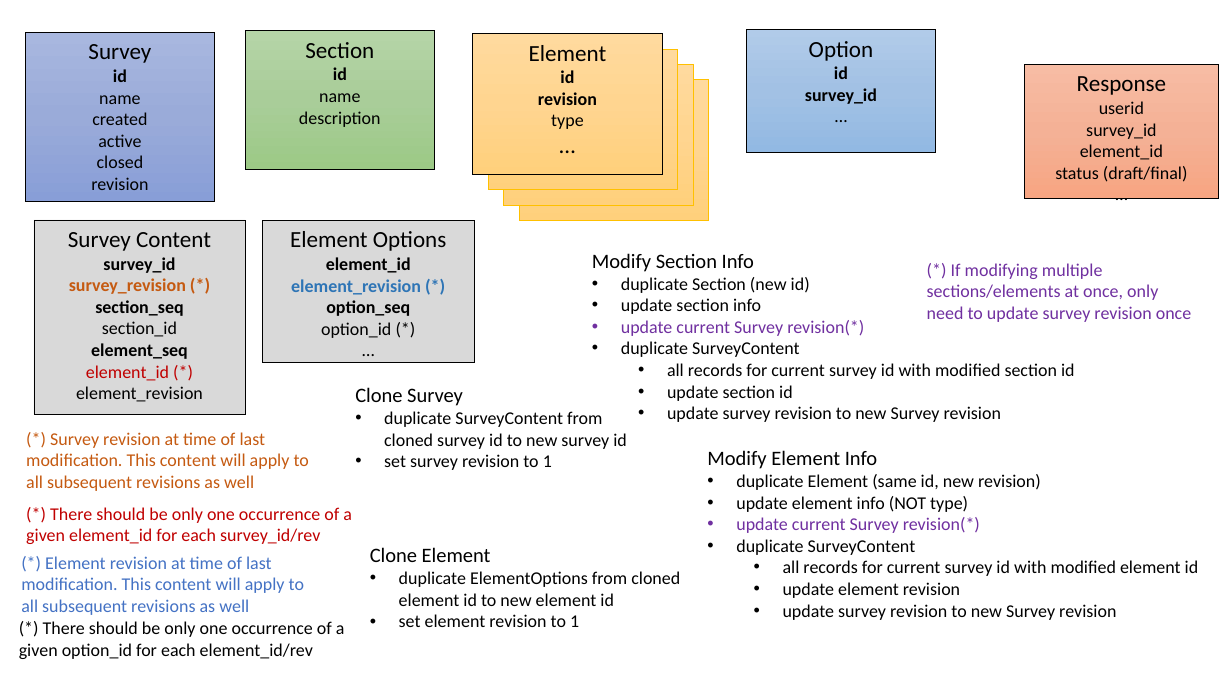
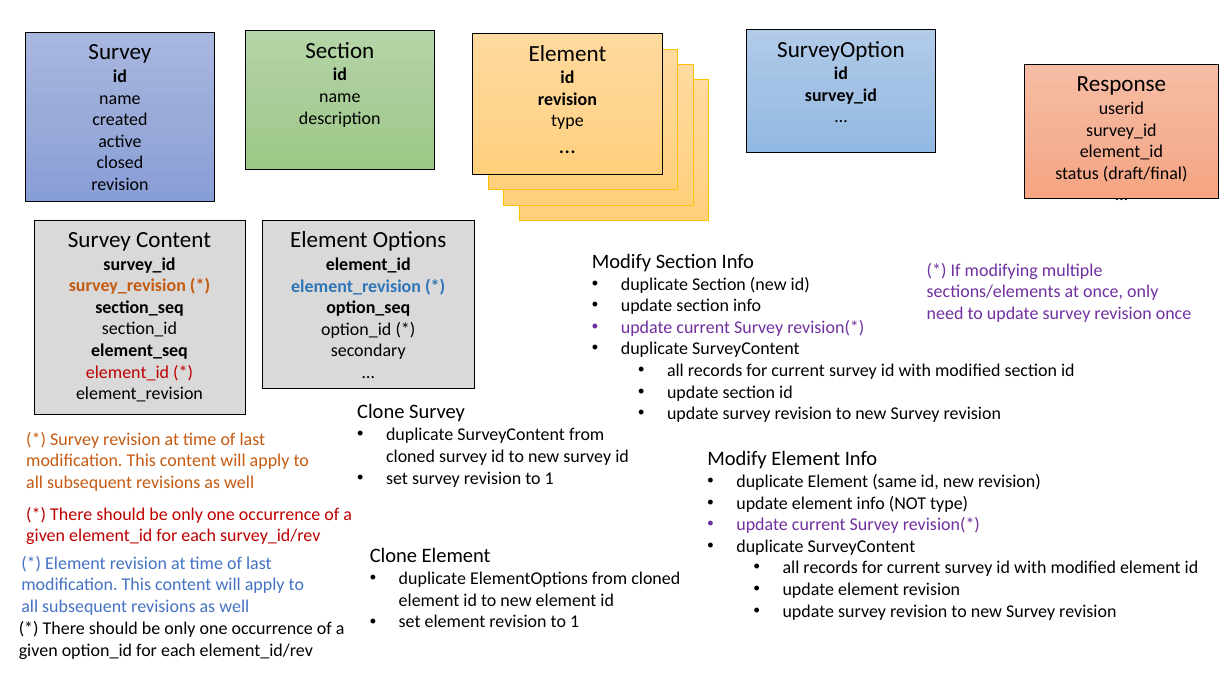
Before and after one commit to mikemayer67/tlc-ttsurvey, a slide deck: slide 1 of sql/SurveyTables.pptx. Drawn at 1232x693 pixels with LibreOffice and Linux fonts; fonts in the diff are those of the drawing. Boxes give left, top, right and bottom in pixels: in the first picture for what was removed or moved away, otherwise in the second. Text is boxed around its words. In the diff, an @@ line names an element or a change of style, - is before the commit and + after.

```diff
--- a/sql/SurveyTables.pptx
+++ b/sql/SurveyTables.pptx
@@ text in rectangle at <box>777,41,904,61</box>: text changed @@
-Option
+SurveyOption
@@ rectangle "Element Options": place and size @@
-rectangle "Element Options" at <box>262,220,474,361</box>
+rectangle "Element Options" at <box>262,220,474,388</box>
@@ text in rectangle at <box>331,343,406,359</box>: paragraph added @@
+secondary
@@ text "Clone Survey": place and size @@
-text "Clone Survey" at <box>355,387,627,470</box>
+text "Clone Survey" at <box>357,403,629,487</box>
```
Also in this commit, not shown: 2 slides added, 11 other files.
